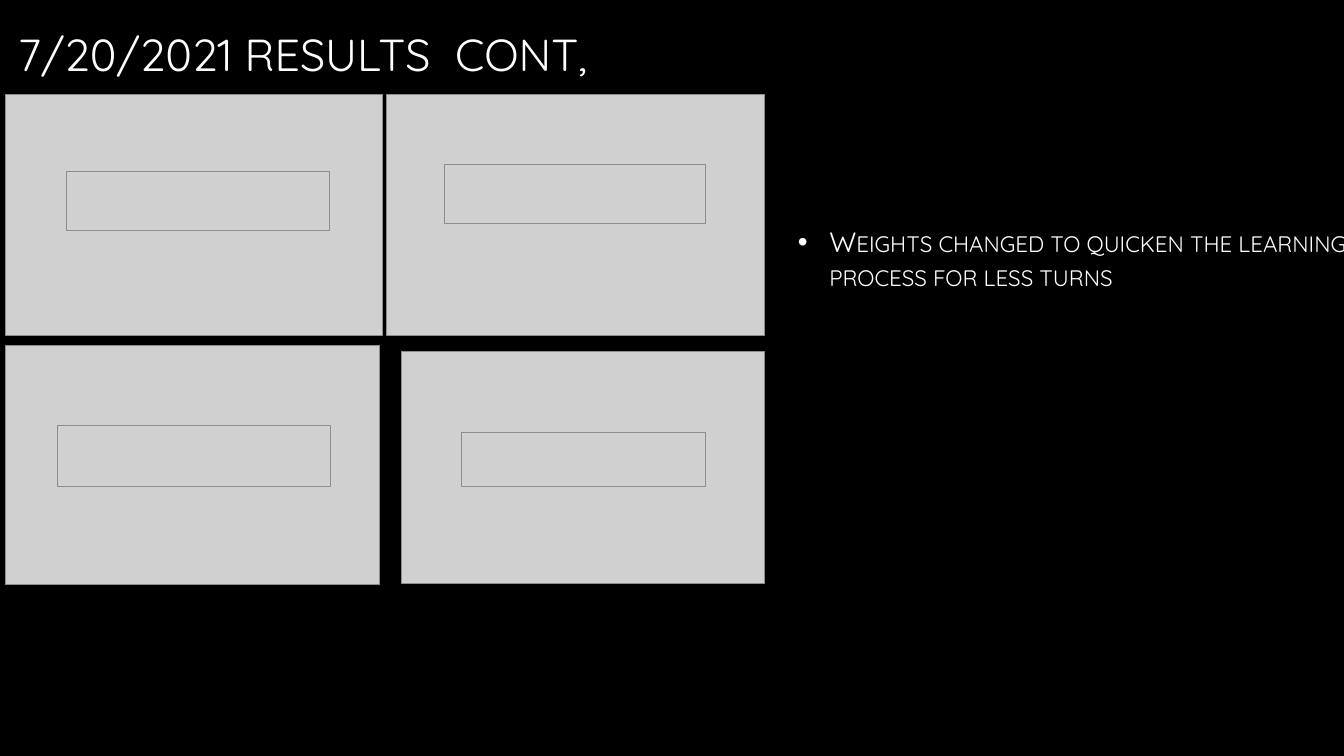
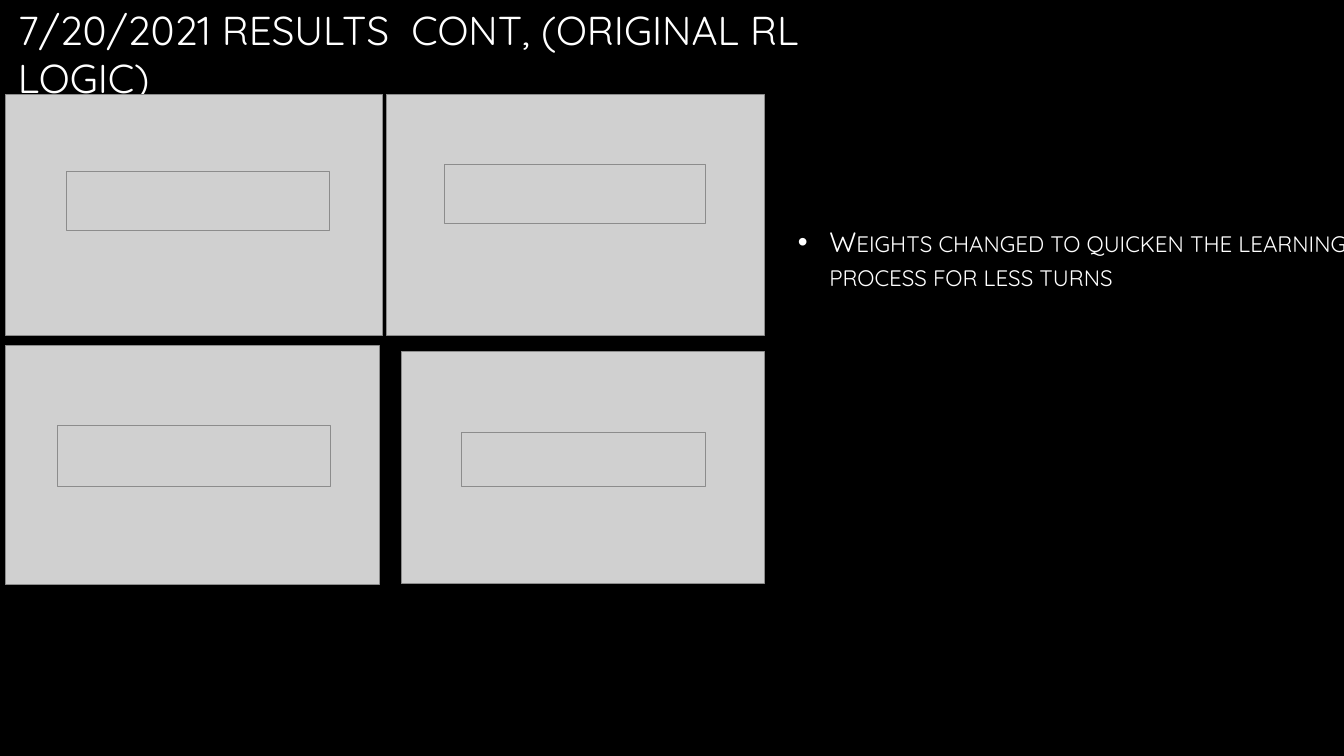
Before and after one commit to kch34/summer_2021, a slide deck: slide 4 of Reinforcement Learning/experiments.pptx. Drawn at 1344x756 pixels with LibreOffice and Linux fonts; fonts in the diff are those of the drawing; grey boxes stand for pictures; background and template pictures are left out. Boxes give left, top, right and bottom in pixels: in the first picture for what was removed or moved away, otherwise in the second. Text is boxed around its words. In the diff, an @@ line names an element or a change of style, - is before the commit and + after.

```diff
--- a/Reinforcement Learning/experiments.pptx
+++ b/Reinforcement Learning/experiments.pptx
@@ title at bbox=[18, 13, 798, 104]: text changed; size 32 to 28.8 pt @@
-7/20/2021 RESULTS CONT,
+7/20/2021 RESULTS CONT, (ORIGINAL RL LOGIC)
```
Also in this commit, not shown: 2 other slides changed, 2 slides added, 1 slide removed, 1 other file.
